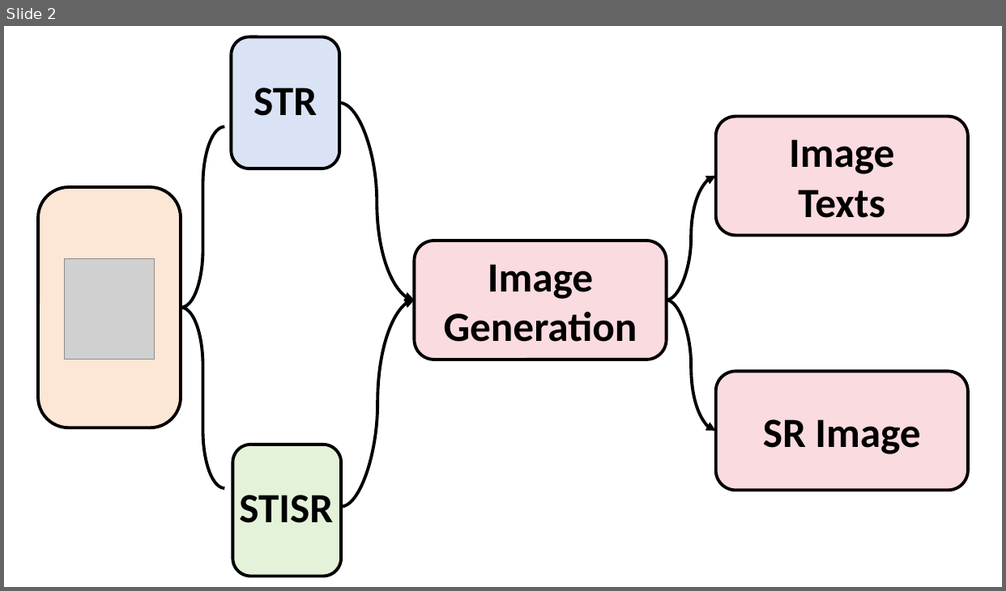
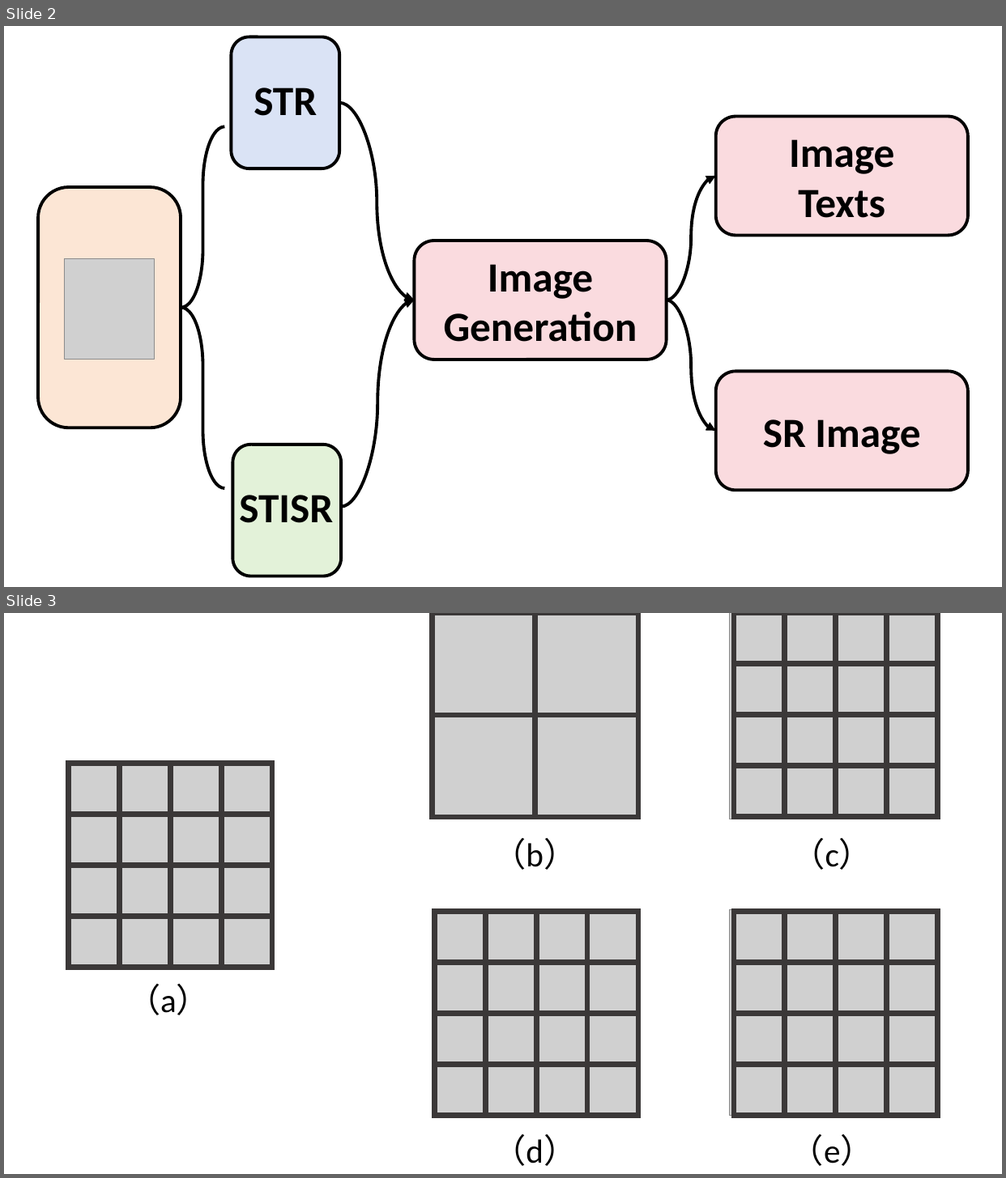
Before and after one commit to AiMecreative/srec, a slide deck: thesis/fig/figs.pptx. Shown one above the other, each under a label of ours: slide 2 before the commit, slides 2 and 3 after it. The pictures are 1006x591 and 1006x1178 pixels, drawn with LibreOffice and Linux fonts; fonts in the diff are those of the drawing; grey boxes stand for pictures. Boxes give left, top, right and bottom in pixels: in the first picture for what was removed or moved away, otherwise in the second. Text is boxed around its words. In the diff, an @@ line names an element or a change of style, - is before the commit and + after.

Commit message:
add powerpoint-fig

```diff
--- a/thesis/fig/figs.pptx
+++ b/thesis/fig/figs.pptx
@@ slide 3 added at box(4, 613, 1002, 1174), background #FFFFFF @@
@@ picture added at box(432, 613, 639, 820) @@
@@ table added at box(432, 613, 639, 817), 2 rows, 2 columns @@
+ | 
+ | 
@@ picture added at box(730, 613, 936, 819) @@
@@ table added at box(734, 613, 938, 816), 4 rows, 4 columns @@
+ |  |  | 
+ |  |  | 
+ |  |  | 
+ |  |  | 
@@ picture added at box(66, 761, 273, 968) @@
@@ table added at box(68, 764, 272, 968), 4 rows, 4 columns @@
+ |  |  | 
+ |  |  | 
+ |  |  | 
+ |  |  | 
@@ text added at box(492, 838, 577, 870), 32 pt, text #000000 @@
+（b）
@@ text added at box(791, 838, 872, 870), 32 pt, text #000000 @@
+（c）
@@ picture added at box(432, 909, 639, 1116) @@
@@ table added at box(434, 912, 638, 1116), 4 rows, 4 columns @@
+ |  |  | 
+ |  |  | 
+ |  |  | 
+ |  |  | 
@@ picture added at box(730, 909, 936, 1116) @@
@@ table added at box(734, 912, 938, 1116), 4 rows, 4 columns @@
+ |  |  | 
+ |  |  | 
+ |  |  | 
+ |  |  | 
@@ text added at box(127, 984, 210, 1016), 32 pt, text #000000 @@
+（a）
@@ text added at box(492, 1135, 577, 1166), 32 pt, text #000000 @@
+（d）
@@ text added at box(791, 1135, 874, 1166), 32 pt, text #000000 @@
+（e）
```
Also in this commit, not shown: 6 other slides added.
